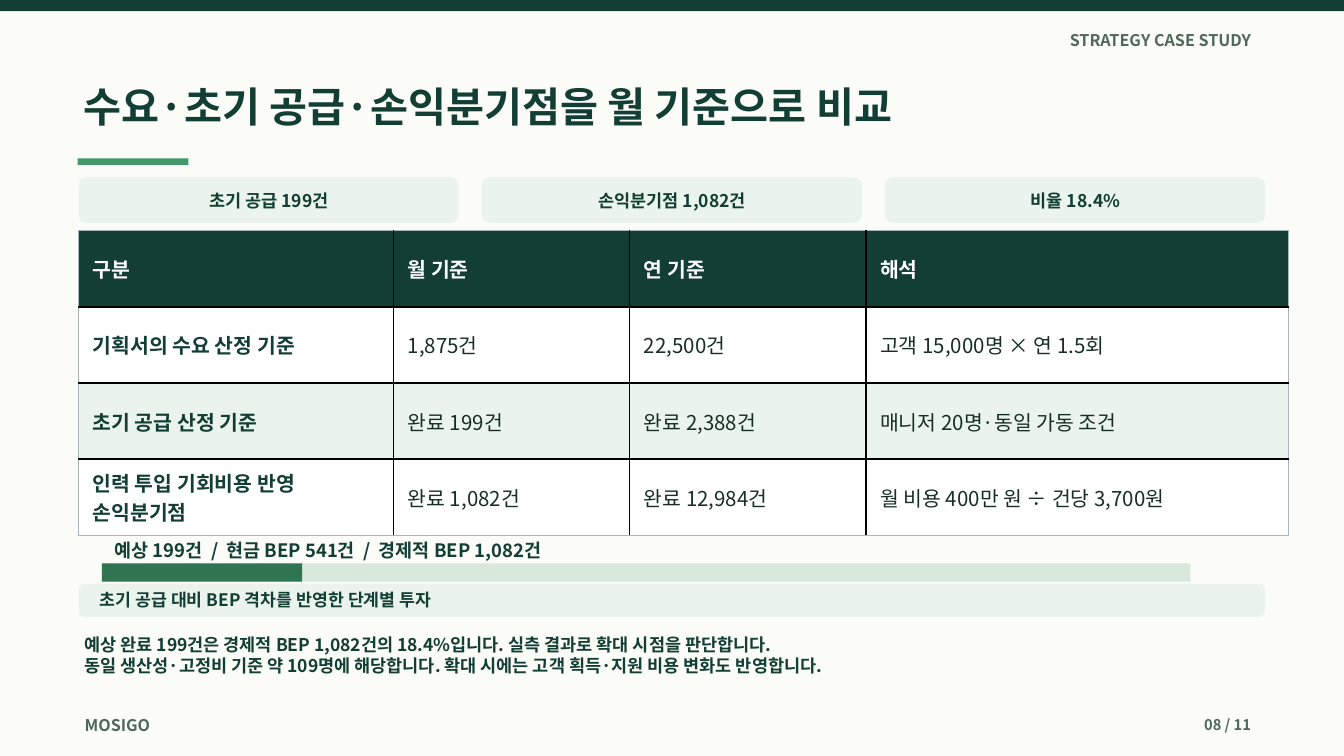
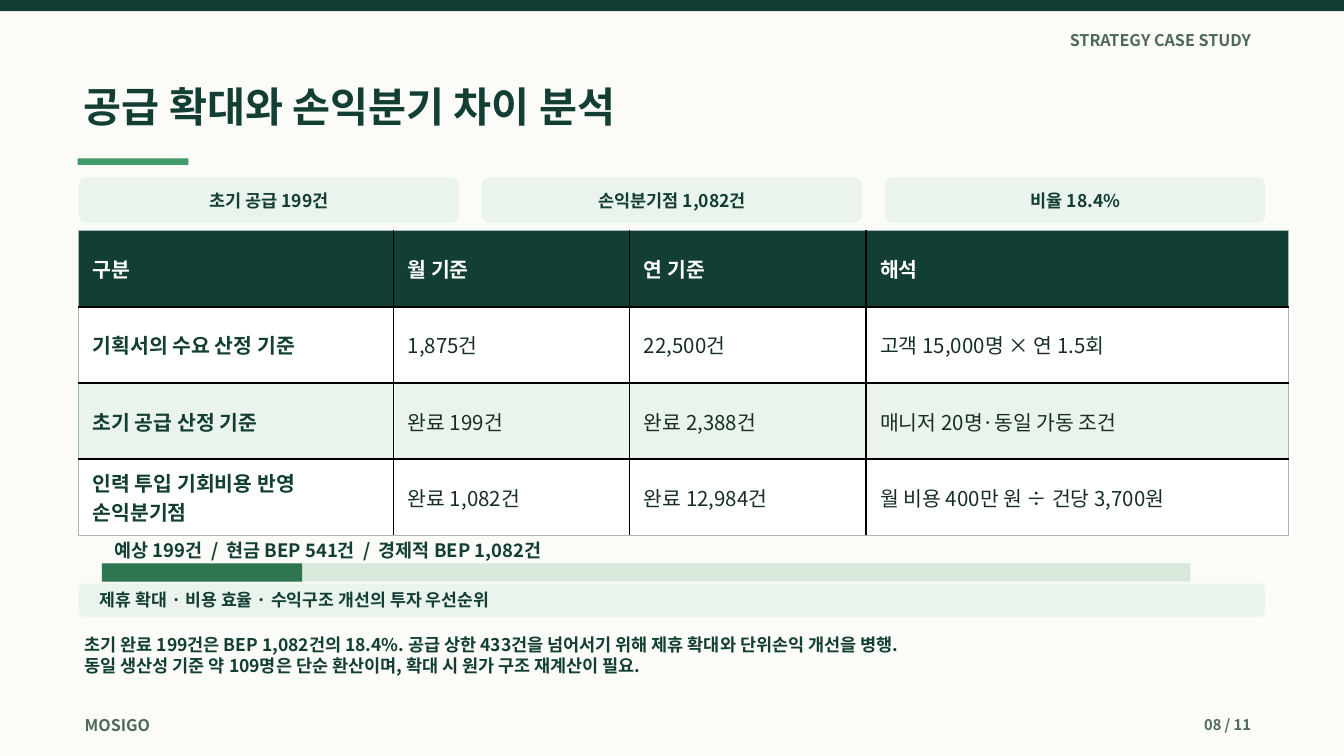
Before and after one commit to dohyunkimmm/mosigo-case-study, a slide deck: slide 8 of downloads/mosigo_report.pptx. Drawn at 1344x756 pixels with LibreOffice and Linux fonts; fonts in the diff are those of the drawing. Boxes give left, top, right and bottom in pixels: in the first picture for what was removed or moved away, otherwise in the second. Text is boxed around its words. In the diff, an @@ line names an element or a change of style, - is before the commit and + after.

```diff
--- a/downloads/mosigo_report.pptx
+++ b/downloads/mosigo_report.pptx
@@ text at [84,87,615,126]: text changed @@
-수요·초기 공급·손익분기점을 월 기준으로 비교
+공급 확대와 손익분기 차이 분석
@@ text at [100,591,490,608]: text changed @@
-초기 공급 대비 BEP 격차를 반영한 단계별 투자
+제휴 확대 · 비용 효율 · 수익구조 개선의 투자 우선순위
@@ text at [85,636,898,676]: text changed @@
-예상 완료 199건은 경제적 BEP 1,082건의 18.4%입니다. 실측 결과로 확대 시점을 판단합니다.
-동일 생산성·고정비 기준 약 109명에 해당합니다. 확대 시에는 고객 획득·지원 비용 변화도 반영합니다.
+초기 완료 199건은 BEP 1,082건의 18.4%. 공급 상한 433건을 넘어서기 위해 제휴 확대와 단위손익 개선을 병행.
+동일 생산성 기준 약 109명은 단순 환산이며, 확대 시 원가 구조 재계산이 필요.
```
Also in this commit, not shown: 7 other slides changed, 17 other files.
